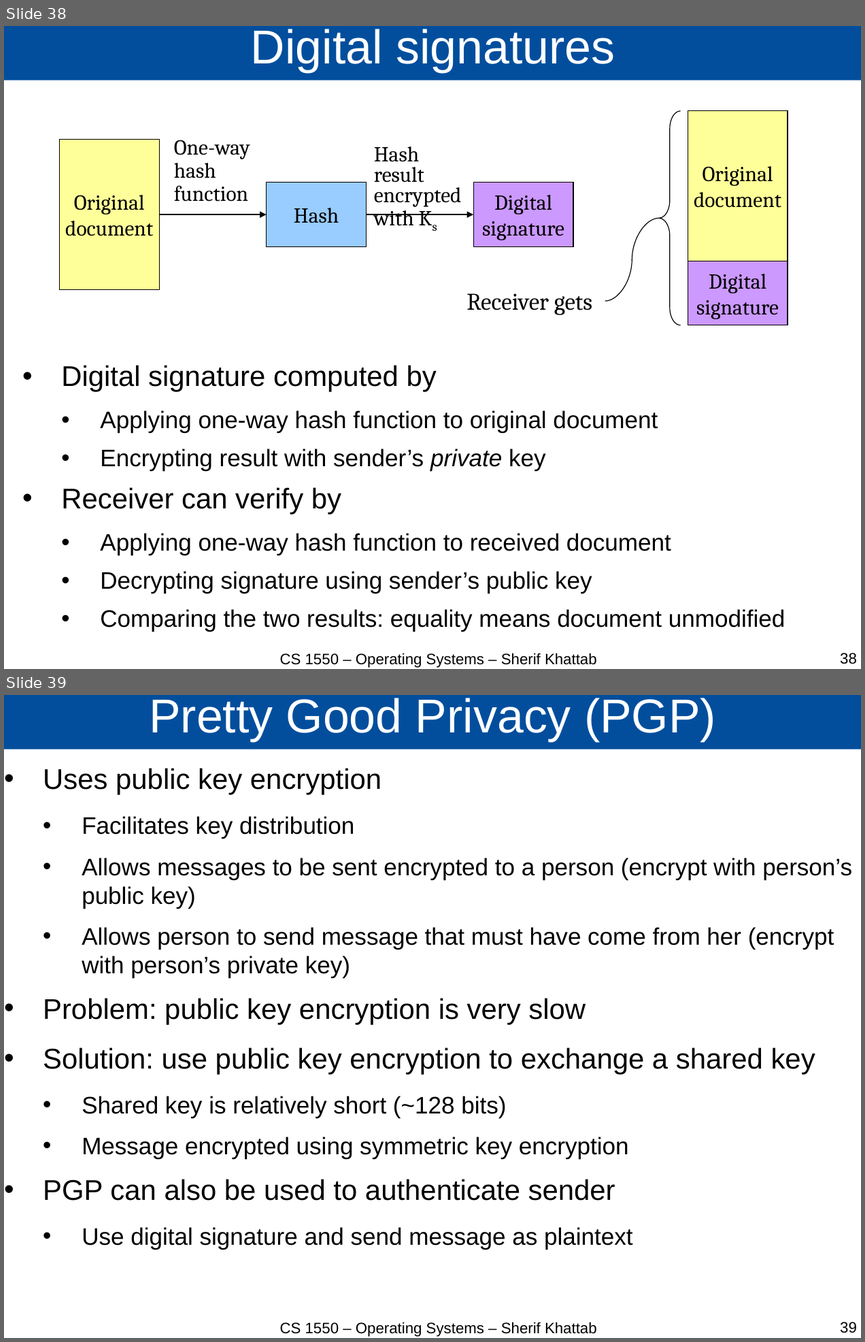
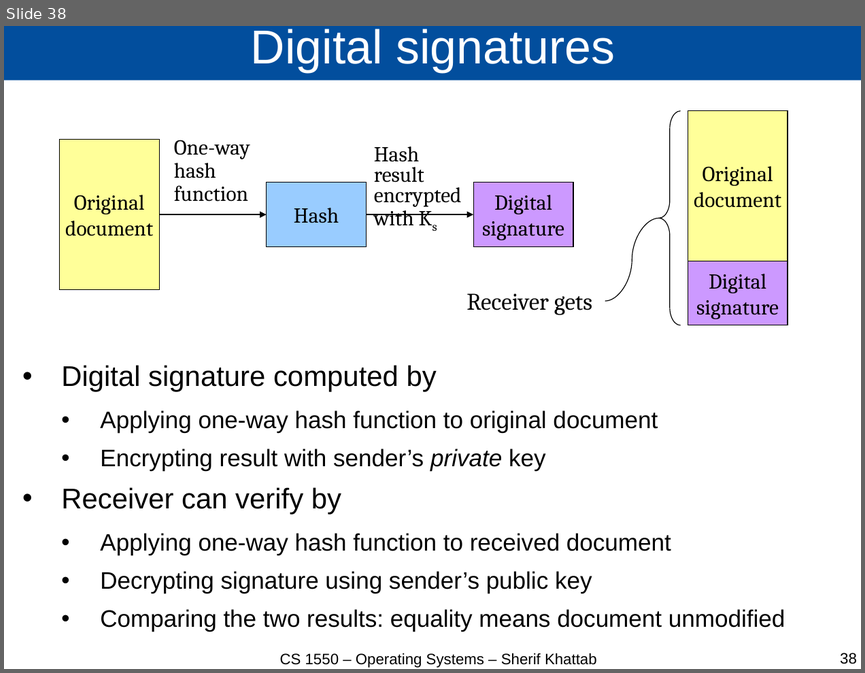
Before and after one commit to cs1550-2244/cs1550-code-handouts, a slide deck: DraftSlides/Lecture26.pptx. Shown one above the other, each under a label of ours: slides 38 and 39 before the commit, slide 38 after it. The pictures are 865x1342 and 865x673 pixels, drawn with LibreOffice and Linux fonts; fonts in the diff are those of the drawing. Boxes give left, top, right and bottom in pixels: in the first picture for what was removed or moved away, otherwise in the second. Text is boxed around its words. In the diff, an @@ line names an element or a change of style, - is before the commit and + after.

```diff
--- a/DraftSlides/Lecture26.pptx
+++ b/DraftSlides/Lecture26.pptx
@@ slide 39 removed at bbox=[4, 695, 861, 1338], background #FFFFFF @@
@@ title removed at bbox=[4, 695, 861, 749] @@
-Pretty Good Privacy (PGP)
@@ text removed at bbox=[43, 768, 852, 1249] @@
-• Uses public key encryption
-  • Facilitates key distribution
-  • Allows messages to be sent encrypted to a person (encrypt with person’s public key)
-  • Allows person to send message that must have come from her (encrypt with person’s private key)
-• Problem: public key encryption is very slow
-• Solution: use public key encryption to exchange a shared key
-  • Shared key is relatively short (~128 bits)
-  • Message encrypted using symmetric key encryption
-• PGP can also be used to authenticate sender
-  • Use digital signature and send message as plaintext
@@ text removed at bbox=[280, 1322, 597, 1336] @@
-CS 1550 – Operating Systems – Sherif Khattab
@@ page number removed at bbox=[840, 1321, 857, 1333] @@
-39
```
Also in this commit, not shown: 24 other slides removed, 2 other files.
